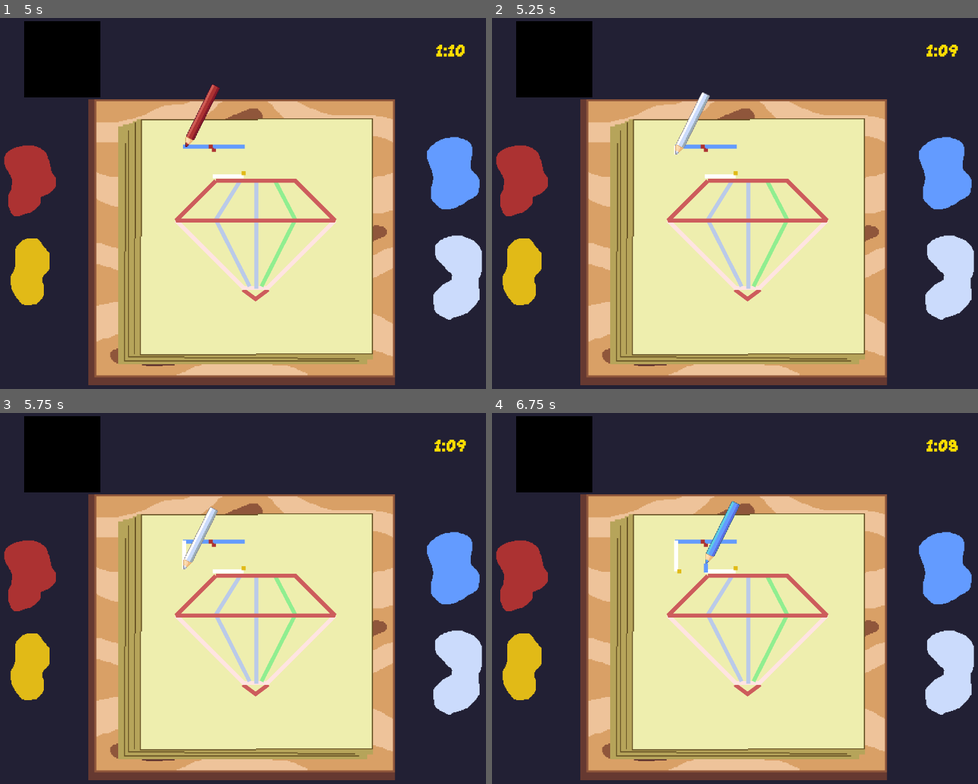
Above: before the commit, frames 1-4 (two rows, left to right).
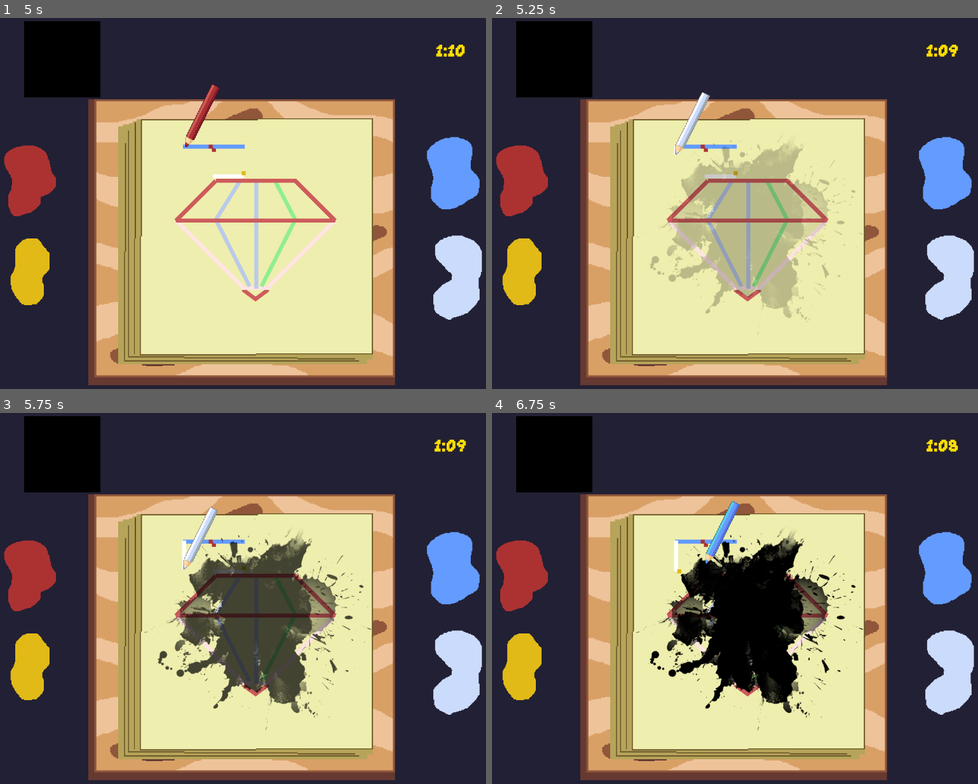
Above: after the commit, the same moments.

Repository: feliperieder/ultimate-color
Game: Godot game, scene res://Levels/level9.tscn
The game is run twice, just before and just after one commit, with the same random seed, the same clock (stepped at 60 frames per second) and the same inputs. This scene is started directly instead of the project's main scene.
Inputs:
- Up to frame 1 (5 s): tap Enter at 0.5 s; hold Right (right) 0.53-1.28 s; hold A (blue_color) 0.53-1.28 s; hold Down (down) 1.28-2.03 s; tap Q (red_color) at 1.35, 4.35 s; hold Right (right) 2.03-2.78 s; hold S (white_color) 2.03-2.78 s; hold Up (up) 2.78-3.53 s; tap W (yellow_color) at 2.85 s; hold A (blue_color) 3.53-4.28 s; hold Left (left) from 3.53 s (still down)
- Up to frame 2 (5.25 s): release Left (left) at 5.03 s; hold Down (down) from 5.03 s (still down); hold S (white_color) from 5.03 s (still down)
- Up to frame 3 (5.75 s): keep holding Down (down); keep holding S (white_color)
- Up to frame 4 (6.75 s): release Down (down) at 5.78 s; release S (white_color) at 5.78 s; hold Right (right) 5.78-6.53 s; tap W (yellow_color) at 5.85 s; hold Up (up) from 6.53 s (still down); hold A (blue_color) from 6.53 s (still down)

Frame 1 is identical in both runs. In frame 2, 9.0% of the frame differs, in the area x 32-77%, y 32-85%; in frame 3, 9.8%; in frame 4, 9.9%, in the area x 29-77%, y 28-86%.

Commit message:
New levels unlocked

Diff:
--- /dev/null
+++ b/Gameplay/DisturbVision.tscn
@@ -0,0 +1,112 @@
+[gd_scene load_steps=7 format=3 uid="uid://defuhwfbattrr"]
+
+[ext_resource type="Script" path="res://Gameplay/disturb_vision.gd" id="1_doebw"]
+[ext_resource type="Texture2D" uid="uid://d38jixpl7oxhi" path="res://Art/Black-Ink-Transparent-File.png" id="1_msvdu"]
+
+[sub_resource type="Animation" id="Animation_wtlkk"]
+length = 0.001
+tracks/0/type = "value"
+tracks/0/imported = false
+tracks/0/enabled = true
+tracks/0/path = NodePath("Sprite2D:modulate")
+tracks/0/interp = 1
+tracks/0/loop_wrap = true
+tracks/0/keys = {
+"times": PackedFloat32Array(0),
+"transitions": PackedFloat32Array(1),
+"update": 0,
+"values": [Color(1, 1, 1, 1)]
+}
+tracks/1/type = "value"
+tracks/1/imported = false
+tracks/1/enabled = true
+tracks/1/path = NodePath("Sprite2D:visible")
+tracks/1/interp = 1
+tracks/1/loop_wrap = true
+tracks/1/keys = {
+"times": PackedFloat32Array(0),
+"transitions": PackedFloat32Array(1),
+"update": 1,
+"values": [false]
+}
+
+[sub_resource type="Animation" id="Animation_xhyw7"]
+resource_name = "show"
+tracks/0/type = "value"
+tracks/0/imported = false
+tracks/0/enabled = true
+tracks/0/path = NodePath("Sprite2D:modulate")
+tracks/0/interp = 1
+tracks/0/loop_wrap = true
+tracks/0/keys = {
+"times": PackedFloat32Array(0, 1),
+"transitions": PackedFloat32Array(1, 1),
+"update": 0,
+"values": [Color(1, 1, 1, 0), Color(1, 1, 1, 1)]
+}
+tracks/1/type = "value"
+tracks/1/imported = false
+tracks/1/enabled = true
+tracks/1/path = NodePath("Sprite2D:visible")
+tracks/1/interp = 1
+tracks/1/loop_wrap = true
+tracks/1/keys = {
+"times": PackedFloat32Array(0),
+"transitions": PackedFloat32Array(1),
+"update": 1,
+"values": [true]
+}
+
+[sub_resource type="Animation" id="Animation_2r1b0"]
+resource_name = "hide"
+length = 2.0
+tracks/0/type = "value"
+tracks/0/imported = false
+tracks/0/enabled = true
+tracks/0/path = NodePath("Sprite2D:modulate")
+tracks/0/interp = 1
+tracks/0/loop_wrap = true
+tracks/0/keys = {
+"times": PackedFloat32Array(0, 2),
+"transitions": PackedFloat32Array(1, 1),
+"update": 0,
+"values": [Color(1, 1, 1, 1), Color(1, 1, 1, 0)]
+}
+tracks/1/type = "value"
+tracks/1/imported = false
+tracks/1/enabled = true
+tracks/1/path = NodePath("Sprite2D:visible")
+tracks/1/interp = 1
+tracks/1/loop_wrap = true
+tracks/1/keys = {
+"times": PackedFloat32Array(0, 2),
+"transitions": PackedFloat32Array(1, 1),
+"update": 1,
+"values": [true, false]
+}
+
+[sub_resource type="AnimationLibrary" id="AnimationLibrary_bp3f0"]
+_data = {
+"RESET": SubResource("Animation_wtlkk"),
+"hide": SubResource("Animation_2r1b0"),
+"show": SubResource("Animation_xhyw7")
+}
+
+[node name="DisturbVision" type="Node2D"]
+z_index = 2
+script = ExtResource("1_doebw")
+
+[node name="Sprite2D" type="Sprite2D" parent="."]
+visible = false
+texture_filter = 1
+position = Vector2(-9.53674e-07, 0)
+texture = ExtResource("1_msvdu")
+
+[node name="AnimationPlayer" type="AnimationPlayer" parent="."]
+libraries = {
+"": SubResource("AnimationLibrary_bp3f0")
+}
+
+[node name="Timer" type="Timer" parent="."]
+
+[connection signal="timeout" from="Timer" to="." method="_on_timer_timeout"]
--- /dev/null
+++ b/Gameplay/disturb_vision.gd
@@ -0,0 +1,28 @@
+extends Node2D
+
+@onready var animation = $AnimationPlayer as AnimationPlayer
+@onready var timer = $Timer as Timer
+
+@export var disturb_time = 0
+@export var duration = 0
+
+var played = false
+var level_timer
+
+# Called when the node enters the scene tree for the first time.
+func _ready() -> void:
+	played = false
+	level_timer = get_tree().get_first_node_in_group("timer")
+	timer.wait_time = duration
+
+# Called every frame. 'delta' is the elapsed time since the previous frame.
+func _process(delta: float) -> void:
+	if disturb_time > 0:
+		if level_timer.timer.time_left <= disturb_time and not played:
+			played = true
+			animation.play("show")
+			timer.start()
+
+func _on_timer_timeout() -> void:
+	timer.stop()
+	animation.play("hide")
--- /dev/null
+++ b/Gameplay/late_line.gd
@@ -0,0 +1,76 @@
+extends Line2D
+
+
+const POSITIVE_POINTS_PATH = preload("res://Points/Positive Points.tscn")
+const DRAW_ZONE_PATH = preload("res://Points/DrawZone.tscn")
+const SPACING = 1  # Espaçamento entre os objetos
+
+@export_enum("red", "yellow", "blue", "white", "purple", "pink", "light_yellow", "green") var color = "red"
+const COLOR_RED = Color.INDIAN_RED
+const COLOR_YELLOW = Color.KHAKI
+const COLOR_BLUE = Color.SKY_BLUE
+const COLOR_WHITE = Color(0.729, 0.792, 0.914)
+const COLOR_PURPLE = Color.MEDIUM_PURPLE
+const COLOR_PINK = Color.MISTY_ROSE
+const COLOR_GREEN = Color.LIGHT_GREEN
+const COLOR_LIGHT_YELLOW = Color.LIGHT_GOLDENROD
+
+var initial_colors = ["red", "blue", "yellow", "white"]
+var colors = ["red", "yellow", "blue", "white", "purple", "pink", "green"]
+
+@export var time_to_appear = 20
+
+# Called when the node enters the scene tree for the first time.
+func _ready() -> void:
+	if get_tree().current_scene.level <= 2:
+		var random_color = randi_range(0, initial_colors.size()-1)
+		color = initial_colors[random_color]
+	else:
+		var random_color = randi_range(0, colors.size()-1)
+		color = colors[random_color]
+	setColor()
+	fill_line_with_objects()
+	var bullets = get_tree().get_node_count_in_group("positive_point")
+	var player = get_tree().get_first_node_in_group("brush")
+	player.current_bullets = bullets
+	player.bullet_point = player.MAX_POINTS / bullets
+
+
+# Função para preencher a linha com objetos
+func fill_line_with_objects() -> void:
+	for i in range(points.size() - 1):
+		var start_point = points[i]
+		var end_point = points[i + 1]
+		var distance = start_point.distance_to(end_point)
+
+		# Calcular quantos objetos instanciar entre os pontos
+		var num_objects = int(distance / SPACING)
+
+		for j in range(num_objects):
+			# Calcular a posição usando linear_interpolate
+			var position = start_point.lerp(end_point, j / float(num_objects))
+			instanciatePoints(position)
+			instanciateDrawZone(position)
+
+func instanciatePoints(position):
+			var instance = POSITIVE_POINTS_PATH.instantiate()
+			instance.color = color
+			instance.position = position
+			add_child(instance)  # Adiciona o objeto à cena
+
+func instanciateDrawZone(position):
+		var instance = DRAW_ZONE_PATH.instantiate()
+		instance.position = position
+		add_child(instance)  # Adiciona o objeto à cena
+
+
+func setColor():
+	match color:
+		"red": default_color = COLOR_RED
+		"yellow": default_color = COLOR_YELLOW
+		"blue": default_color = COLOR_BLUE
+		"white": default_color = COLOR_WHITE
+		"purple": default_color = COLOR_PURPLE
+		"pink": default_color = COLOR_PINK
+		"light_yellow": default_color = COLOR_LIGHT_YELLOW
+		"green": default_color = COLOR_GREEN
--- /dev/null
+++ b/Gameplay/late_line.tscn
@@ -0,0 +1,6 @@
+[gd_scene load_steps=2 format=3 uid="uid://cp0eliku01kcr"]
+
+[ext_resource type="Script" path="res://Gameplay/late_line.gd" id="1_usank"]
+
+[node name="LateLine" type="Node2D"]
+script = ExtResource("1_usank")
--- a/Levels/level7.tscn
+++ b/Levels/level7.tscn
@@ -11,7 +11,6 @@
 [node name="Main" type="Node2D"]
 script = ExtResource("1_ffnbt")
 level = 7
-time = 25
 
 [node name="UILayer" parent="." instance=ExtResource("2_j125l")]
 
--- a/Levels/level9.tscn
+++ b/Levels/level9.tscn
@@ -7,11 +7,11 @@
 [ext_resource type="PackedScene" uid="uid://d1usyydica8j" path="res://Players/player_test.tscn" id="5_xn1cu"]
 [ext_resource type="PackedScene" uid="uid://cpencn7rbua8f" path="res://Players/drawing.tscn" id="6_yih2x"]
 [ext_resource type="PackedScene" uid="uid://b5et3exwbxfh8" path="res://Gameplay/level_line.tscn" id="7_dwgny"]
+[ext_resource type="PackedScene" uid="uid://defuhwfbattrr" path="res://Gameplay/DisturbVision.tscn" id="8_uigcs"]
 
-[node name="Main" type="Node2D"]
+[node name="Main2" type="Node2D"]
 script = ExtResource("1_8b5wb")
-level = 6
-time = 40
+level = 9
 
 [node name="UILayer" parent="." instance=ExtResource("2_c0klb")]
 
@@ -60,3 +60,8 @@
 [node name="LevelLine" parent="Lines" instance=ExtResource("7_dwgny")]
 position = Vector2(24, 110)
 points = PackedVector2Array(550, 300, 750, 300, 850, 400, 450, 400, 550, 300)
+
+[node name="DisturbVision" parent="." instance=ExtResource("8_uigcs")]
+position = Vector2(672, 536)
+disturb_time = 70
+duration = 10
--- a/Levels/main.gd
+++ b/Levels/main.gd
@@ -8,7 +8,6 @@
 @onready var animation = $UILayer/CanvasLayer/animation as AnimatedSprite2D
 
 @export var level = 1
-@export var time = 20
 
 const SCORE_MENU_PATH = preload("res://Menus/ScoreMenu.tscn")
 
--- a/Players/player_test.tscn
+++ b/Players/player_test.tscn
@@ -7,7 +7,7 @@
 radius = 5.0
 
 [node name="PlayerTest" type="CharacterBody2D" groups=["brush"]]
-z_index = 2
+z_index = 3
 script = ExtResource("1_2xbe0")
 
 [node name="Sprite2D" type="Sprite2D" parent="."]
Binary file added: Art/Black-Ink-Transparent-File.png
Not shown, added: Art/Black-Ink-Transparent-File.png.import
Not shown: 1 places in Levels/level9.tscn that only renumber resources
